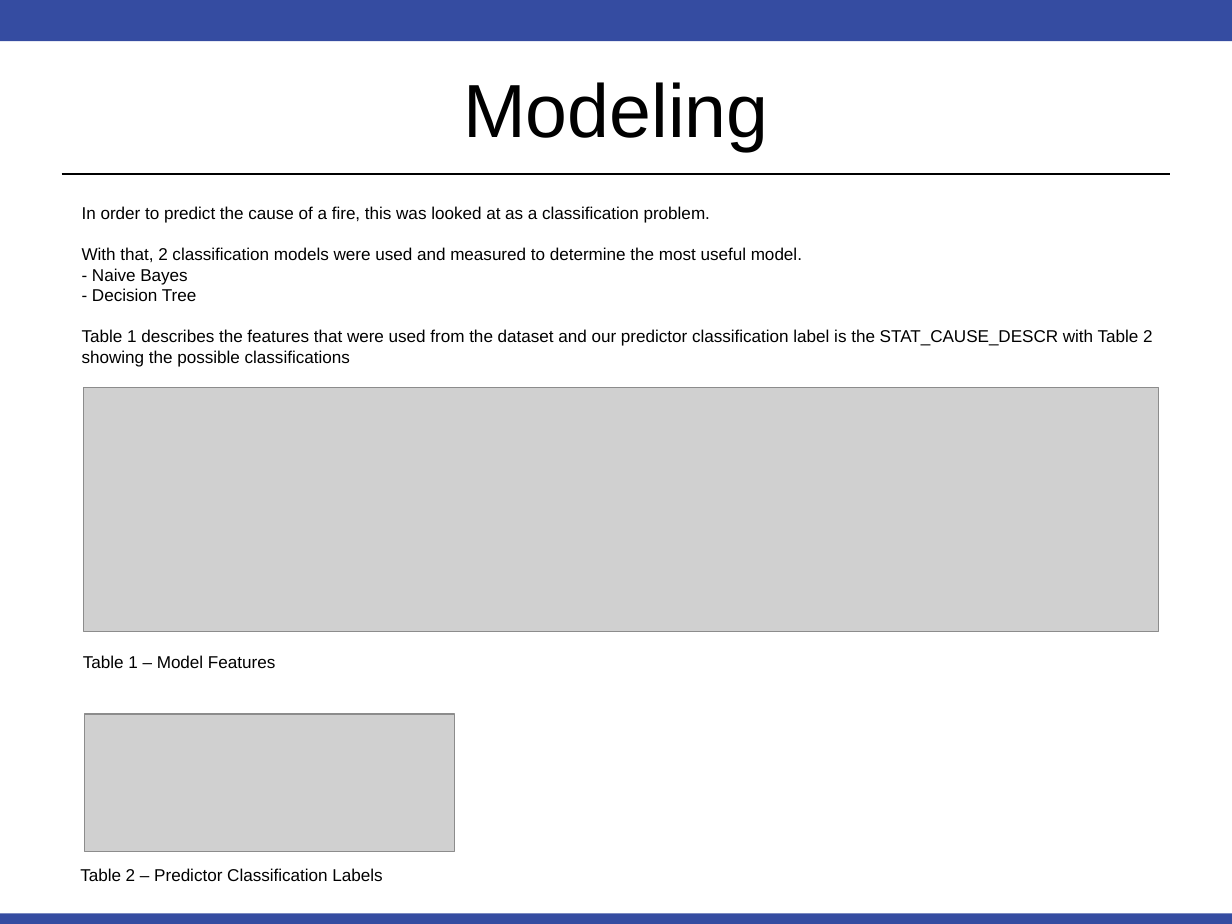
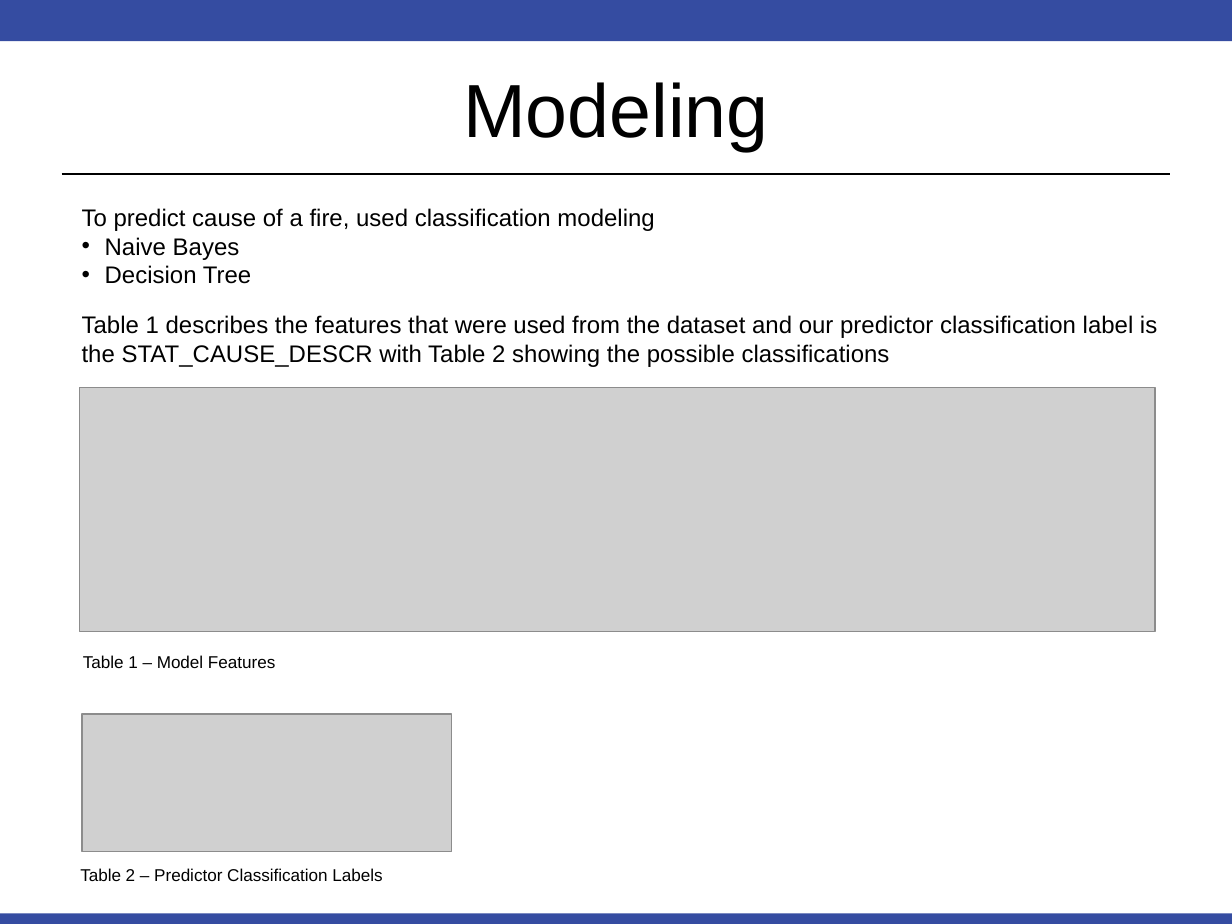
Before and after one commit to RobinsonCW/USWildfireAnalysis, a slide deck: slide 8 of presentation/DS7346_Cloud_Computing_Presentation_jrw.pptx. Drawn at 1232x924 pixels with LibreOffice and Linux fonts; fonts in the diff are those of the drawing; grey boxes stand for pictures. Boxes give left, top, right and bottom in pixels: in the first picture for what was removed or moved away, otherwise in the second. Text is boxed around its words. In the diff, an @@ line names an element or a change of style, - is before the commit and + after.

Commit message:
Updated presentation slides w/ appropriate size fonts

```diff
--- a/presentation/DS7346_Cloud_Computing_Presentation_jrw.pptx
+++ b/presentation/DS7346_Cloud_Computing_Presentation_jrw.pptx
@@ text at (82, 208, 654, 284): text changed; size 10 to 14 pt @@
-In order to predict the cause of a fire, this was looked at as a classification problem.
-With that, 2 classification models were used and measured to determine the most useful model.
-- Naive Bayes
-- Decision Tree
+To predict cause of a fire, used classification modeling
+• Naive Bayes
+• Decision Tree
@@ text at (82, 315, 1157, 367): size 10 to 14 pt in "Table 1 describes the features that were ..." @@
@@ picture: place and size @@
-picture at (84, 388, 1159, 632)
+picture at (80, 388, 1156, 632)
```
Also in this commit, not shown: 6 other slides changed.
